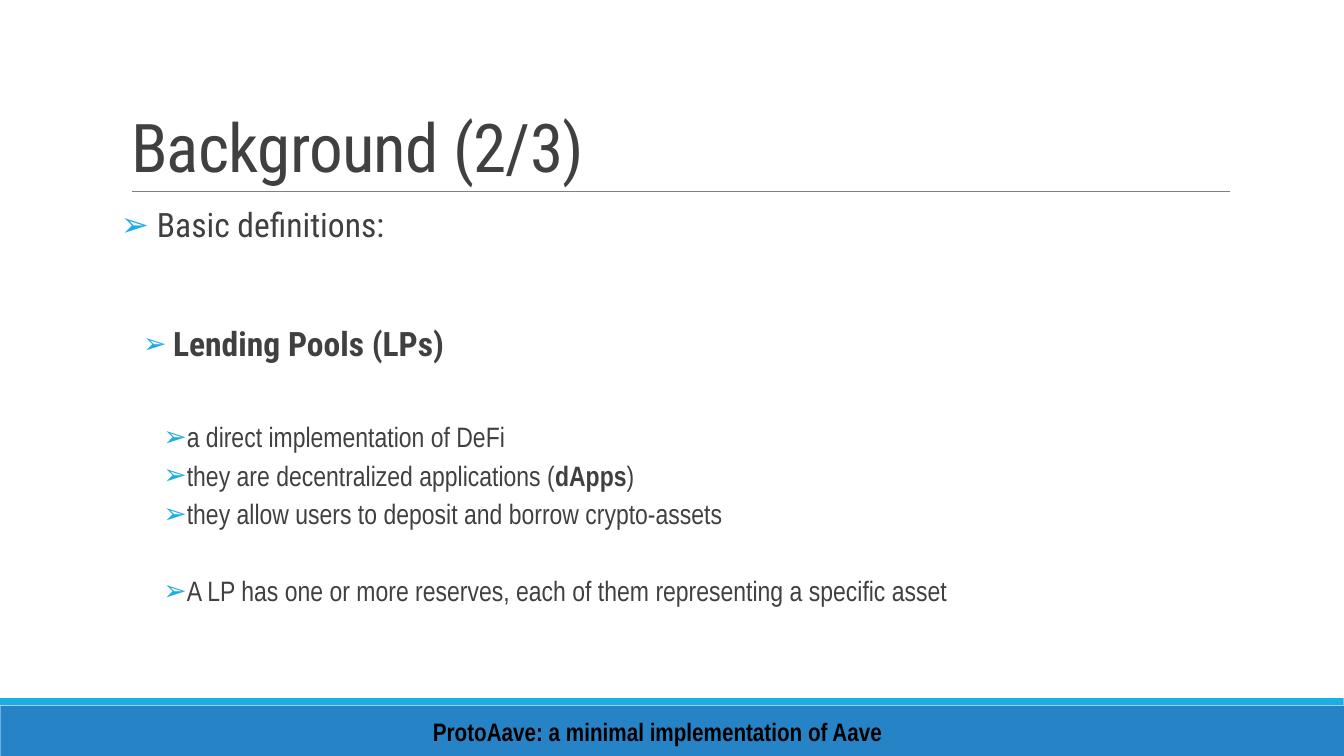
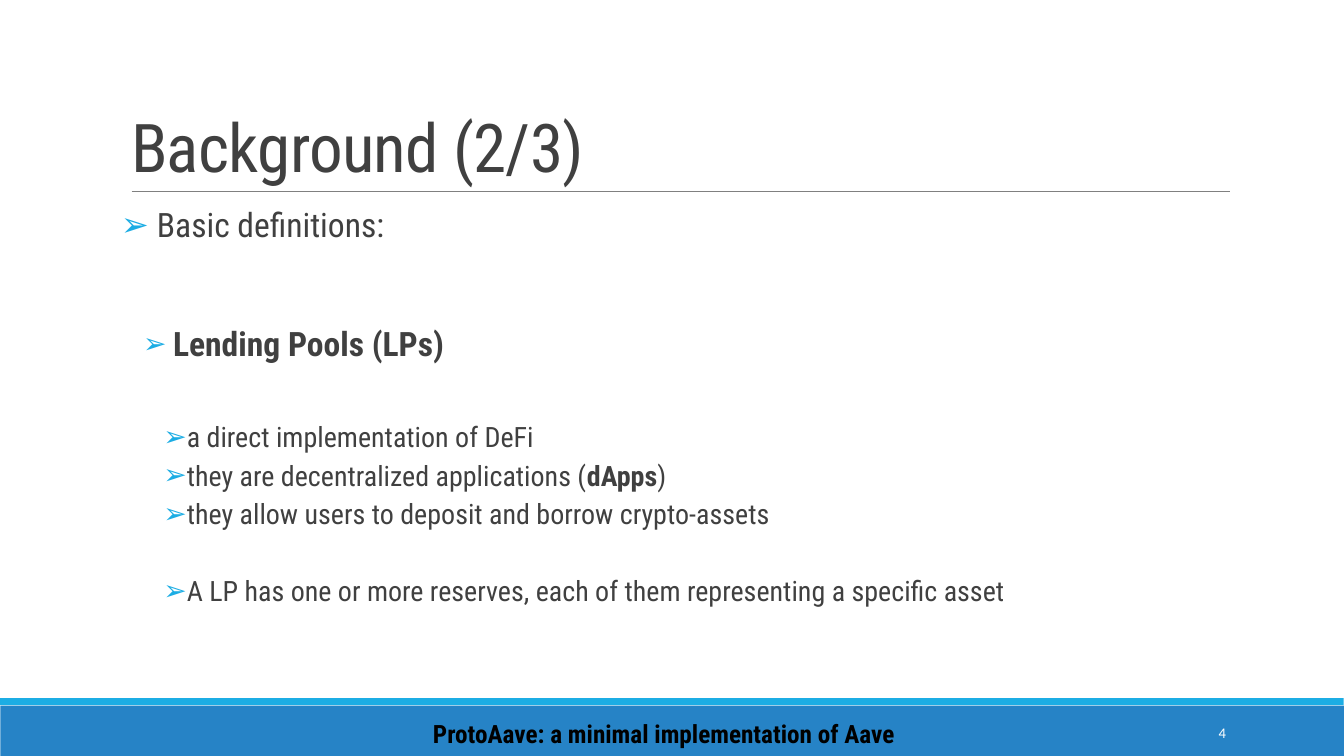
Before and after one commit to enricopiseddu/lendingPool, a slide deck: slide 4 of presentation.pptx. Drawn at 1344x756 pixels with LibreOffice and Linux fonts; fonts in the diff are those of the drawing. Boxes give left, top, right and bottom in pixels: in the first picture for what was removed or moved away, otherwise in the second. Text is boxed around its words. In the diff, an @@ line names an element or a change of style, - is before the commit and + after.

```diff
--- a/presentation.pptx
+++ b/presentation.pptx
@@ text at box(187, 425, 1004, 607): font Arial Narrow to Roboto Condensed in "a direct implementation of DeFi", "they are decentralized applications (dApps)", "they allow users to deposit and borrow ...", "A LP has one or more reserves, ..." @@
@@ text "ProtoAave: a minimal implementation of ..." at box(433, 724, 894, 748): font Arial Narrow to Roboto Condensed @@
@@ page number added at box(1219, 728, 1226, 738), 10.5 pt, text #FFFFFF @@
+4
```
Also in this commit, not shown: 15 other slides changed.
